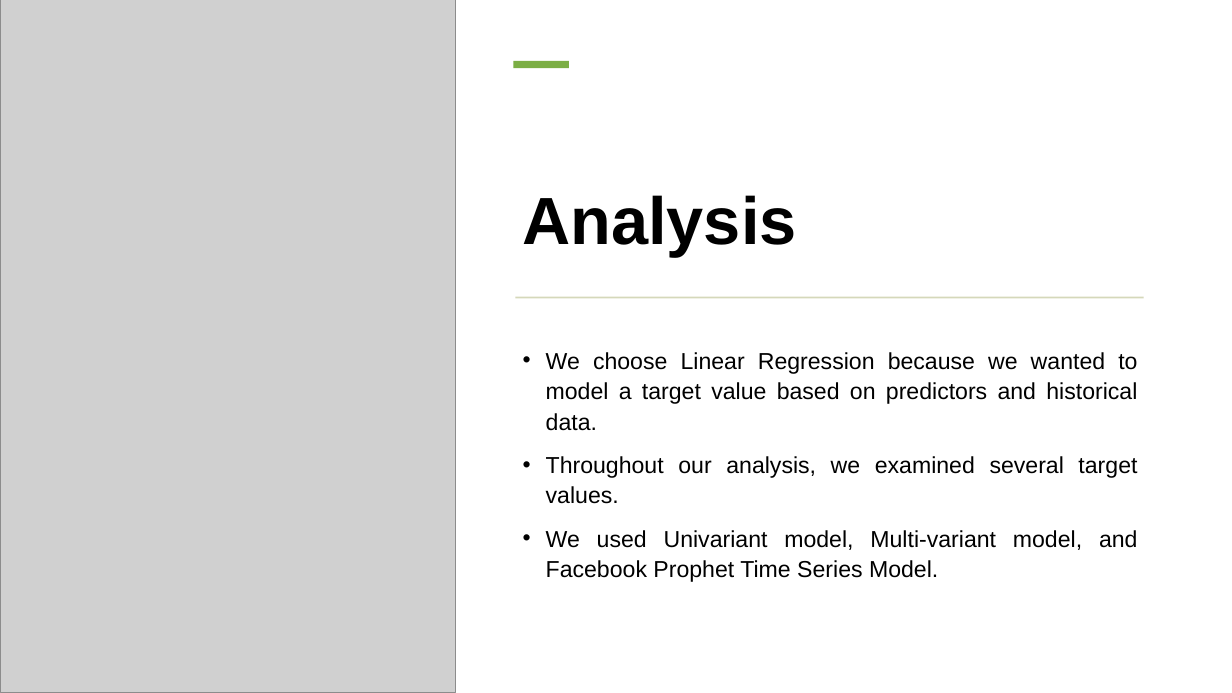
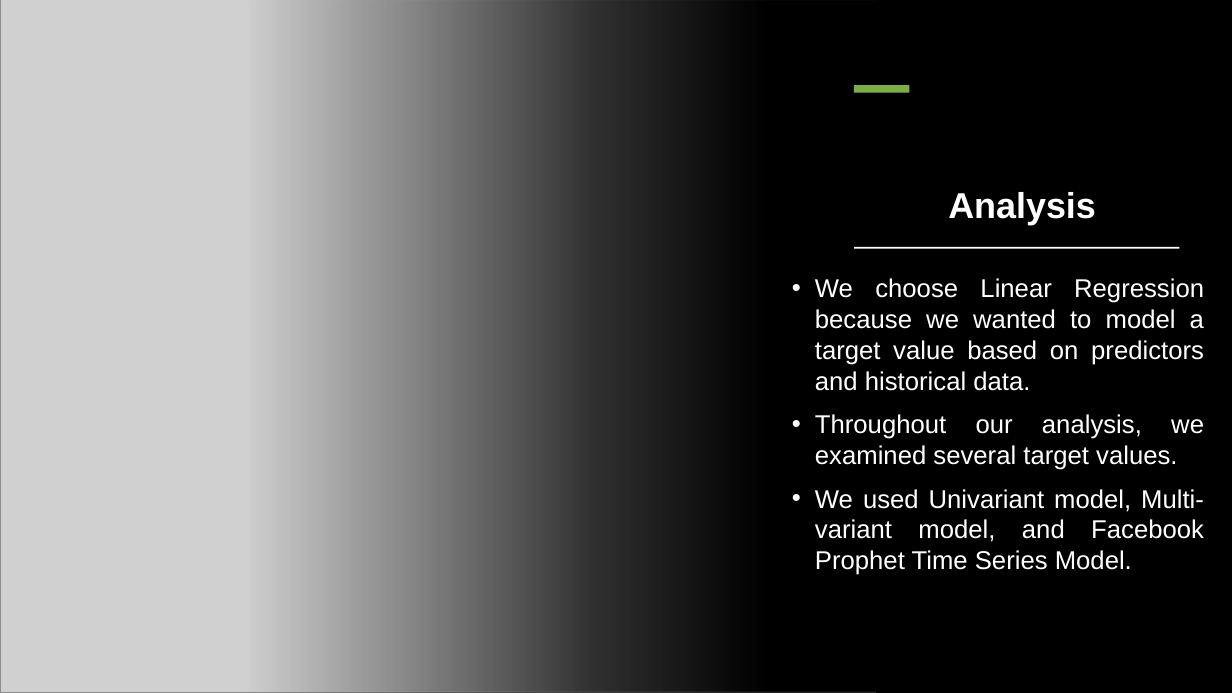
Before and after one commit to jeffbednar/Final_Project, a slide deck: slide 4 of Final_Project.pptx. Drawn at 1232x693 pixels with LibreOffice and Linux fonts; fonts in the diff are those of the drawing; grey boxes stand for pictures. Boxes give left, top, right and bottom in pixels: in the first picture for what was removed or moved away, otherwise in the second. Text is boxed around its words. In the diff, an @@ line names an element or a change of style, - is before the commit and + after.

```diff
--- a/Final_Project.pptx
+++ b/Final_Project.pptx
@@ background #FFFFFF to #000000 @@
@@ picture resized from (x1=0, y1=0, x2=456, y2=693) to (x1=0, y1=0, x2=876, y2=693) @@
@@ rectangle at (x1=0, y1=0, x2=1232, y2=693): fill #FFFFFF to #000000 @@
@@ rectangle at (x1=56, y1=0, x2=1185, y2=204): fill #FFFFFF to #000000; outline #EEEFE3 0.75 pt to #FEFEFE 0.75 pt; shadow changed @@
@@ rectangle at (x1=57, y1=0, x2=1185, y2=203): fill #FFFFFF to #000000 @@
@@ rectangle added at (x1=246, y1=0, x2=1232, y2=693), fill gradient #000000 @@
@@ rectangle moved from (x1=514, y1=61, x2=569, y2=68) to (x1=854, y1=85, x2=909, y2=92) @@
@@ title "Analysis" moved from (x1=523, y1=195, x2=797, y2=256) to (x1=948, y1=192, x2=1096, y2=225) @@
@@ title "Analysis" at (x1=948, y1=192, x2=1096, y2=225): size 52 to 28 pt, text colour #000000 to #FFFFFF; alignment left to centre @@
@@ text "We choose Linear Regression because ..." moved from (x1=546, y1=352, x2=1138, y2=582) to (x1=815, y1=278, x2=1204, y2=575) @@
@@ text "We choose Linear Regression because ..." at (x1=815, y1=278, x2=1204, y2=575): size 18 to 20 pt, text colour #000000 to #FFFFFF; line spacing 1.1 to 1 @@
@@ rectangle added at (x1=854, y1=247, x2=1179, y2=249), fill #FFFFFF @@
@@ rectangle removed at (x1=516, y1=297, x2=1144, y2=299) @@
```
Also in this commit, not shown: 1 other slide changed.
